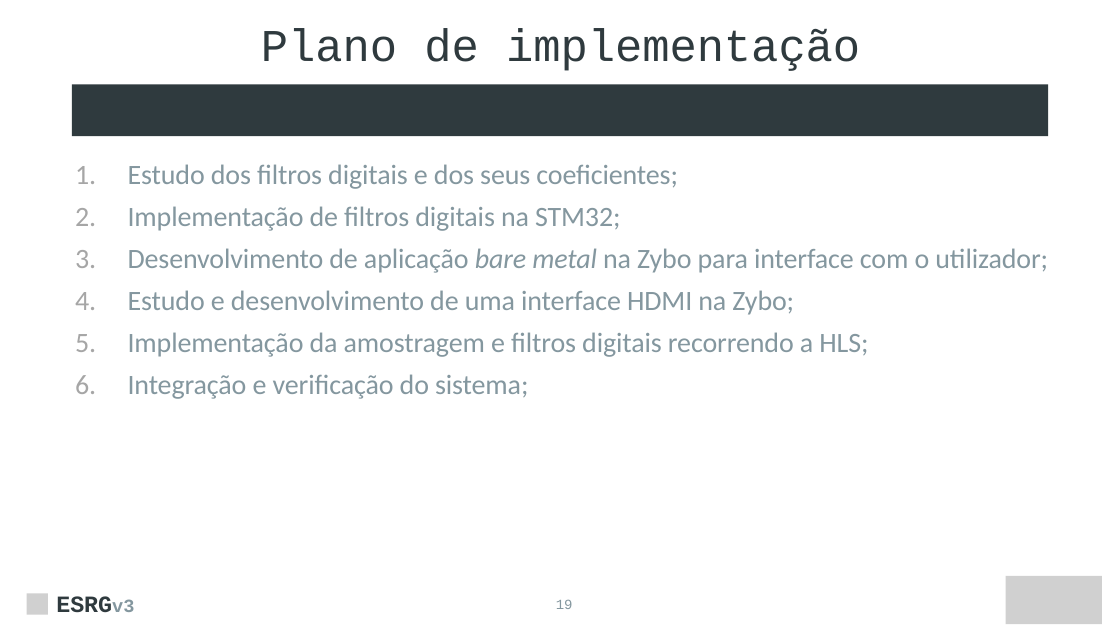
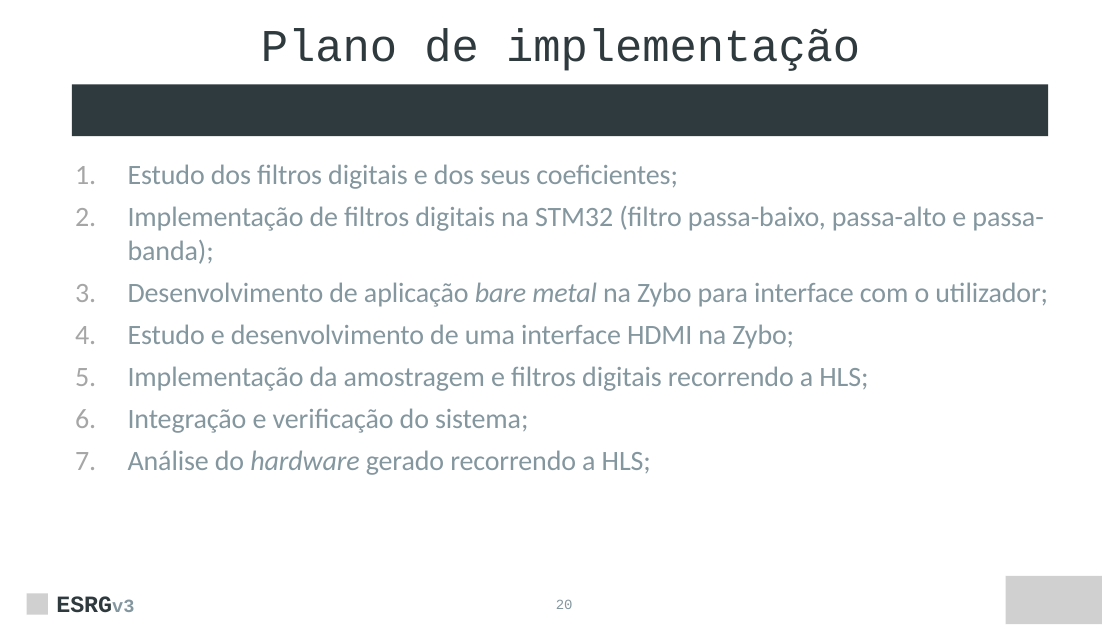
Before and after one commit to ESRGgroup9/oscilloscope_fpga, a slide deck: slide 20 of doc/presentations/first_presentation_20_4.pptx (slide 19 before the commit). Drawn at 1120x630 pixels with LibreOffice and Linux fonts; fonts in the diff are those of the drawing; grey boxes stand for pictures. Boxes give left, top, right and bottom in pixels: in the first picture for what was removed or moved away, otherwise in the second. Text is boxed around its words. In the diff, an @@ line names an element or a change of style, - is before the commit and + after.

```diff
--- a/doc/presentations/first_presentation_20_4.pptx
+++ b/doc/presentations/first_presentation_20_4.pptx
@@ text at [128, 206, 1043, 264]: text changed @@
-  2. Implementação de filtros digitais na STM32;
+  2. Implementação de filtros digitais na STM32 (filtro passa-baixo, passa-alto e passa-banda);
@@ text at [128, 450, 651, 475]: paragraph added @@
+  7. Análise do hardware gerado recorrendo a HLS;
@@ page number at [556, 599, 573, 609]: text changed @@
-19
+20
```
Also in this commit, not shown: 14 other slides changed, 1 slide added, 2 other files.
